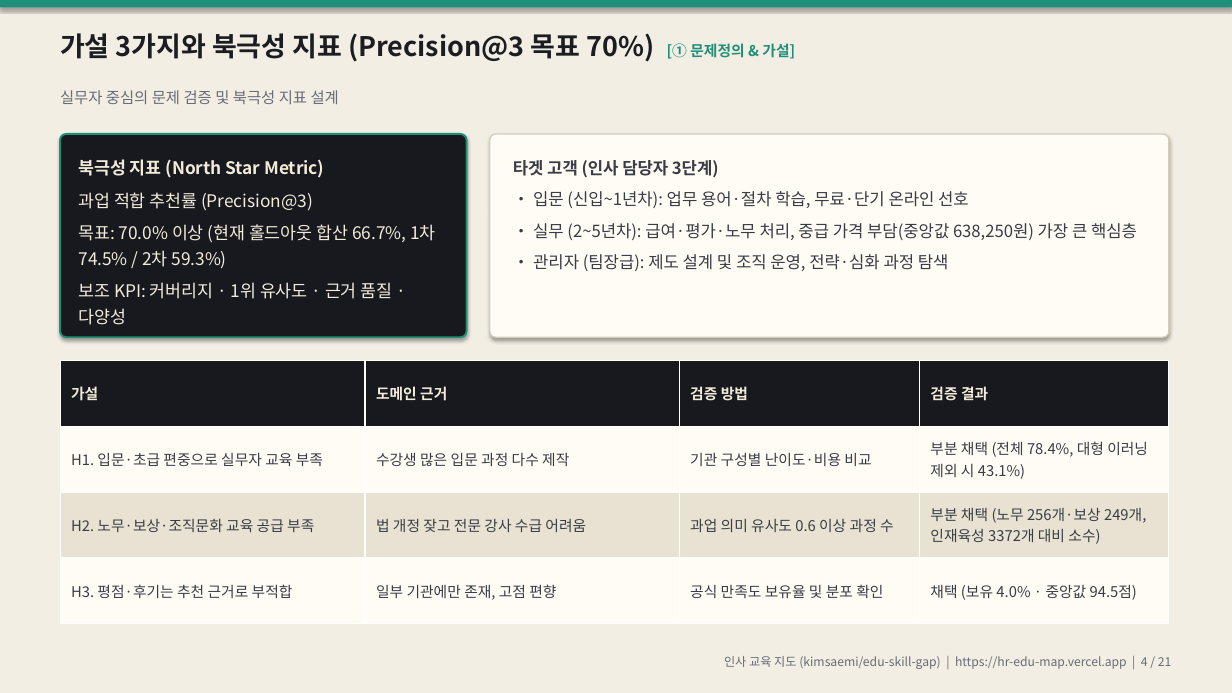
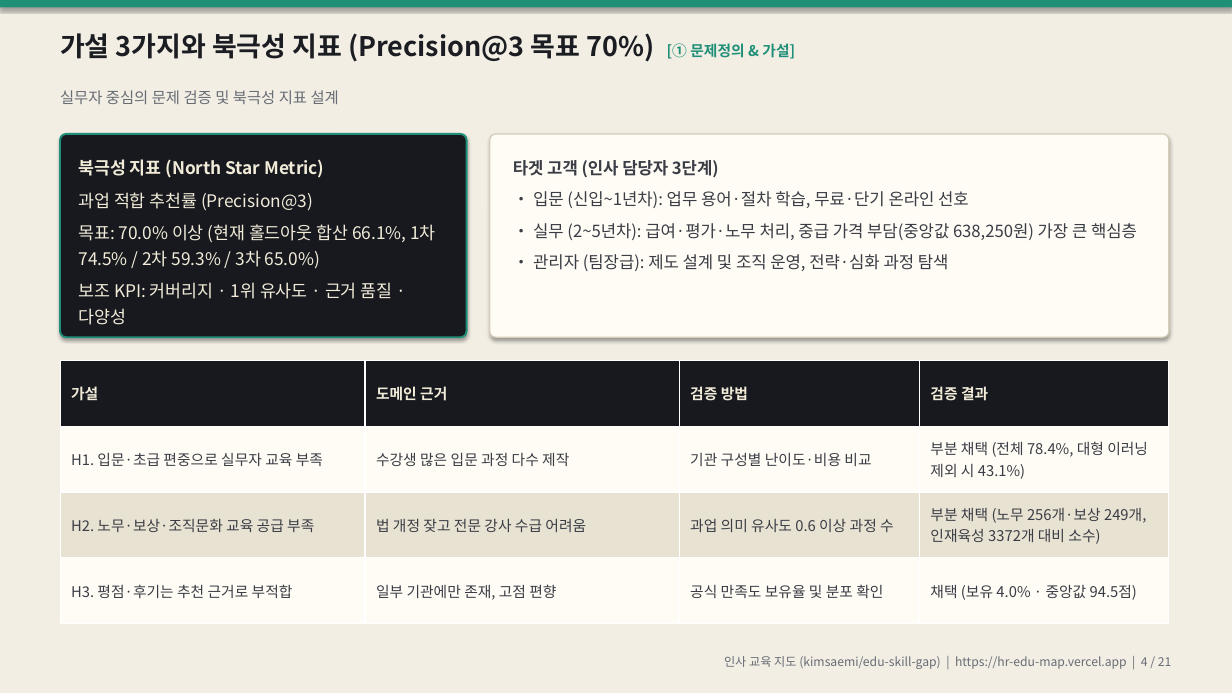
Before and after one commit to kimsaemi/edu-skill-gap, a slide deck: slide 4 of presentation/HR_교육지도_발표.pptx. Drawn at 1232x693 pixels with LibreOffice and Linux fonts; fonts in the diff are those of the drawing. Boxes give left, top, right and bottom in pixels: in the first picture for what was removed or moved away, otherwise in the second. Text is boxed around its words. In the diff, an @@ line names an element or a change of style, - is before the commit and + after.

Commit message:
feat: 홀드아웃 3차 결과 발표 자료 반영 — 30개 업무 합산 66.1% 및 가짜 추천 차단 검정

```diff
--- a/presentation/HR_교육지도_발표.pptx
+++ b/presentation/HR_교육지도_발표.pptx
@@ text at [79, 224, 436, 269]: text changed @@
-목표: 70.0% 이상 (현재 홀드아웃 합산 66.7%, 1차 74.5% / 2차 59.3%)
+목표: 70.0% 이상 (현재 홀드아웃 합산 66.1%, 1차 74.5% / 2차 59.3% / 3차 65.0%)
```
Also in this commit, not shown: 5 other slides changed, 13 other files.
